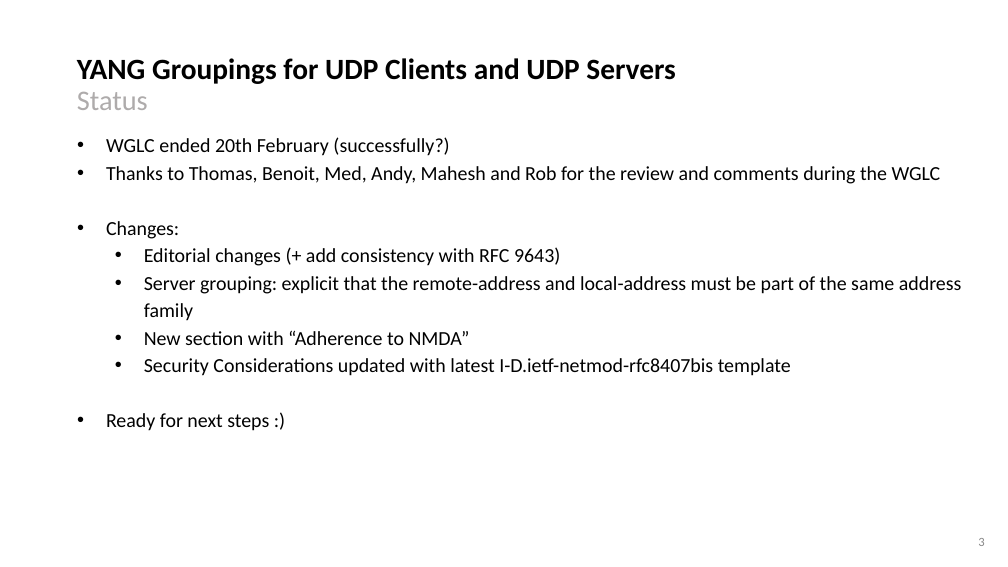
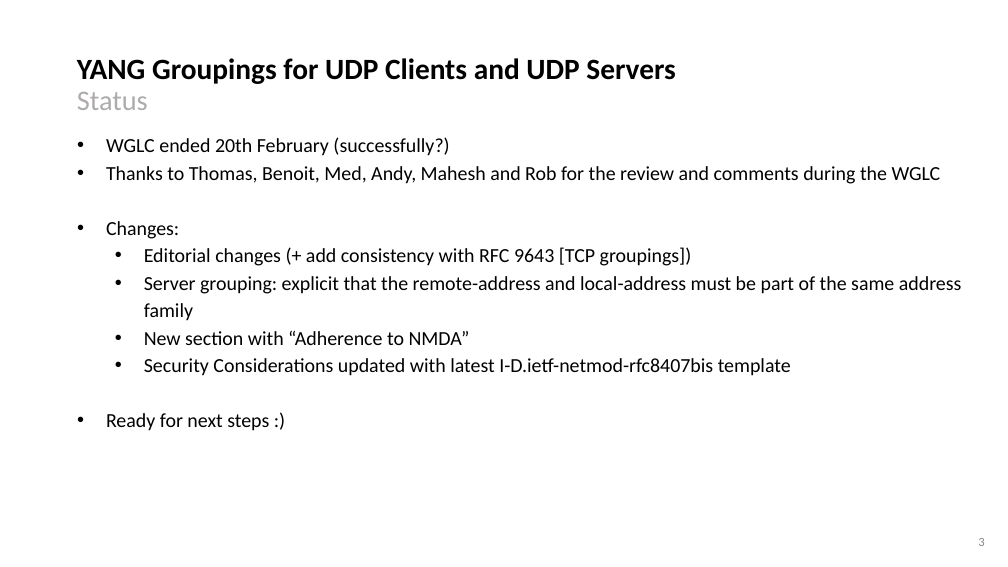
Before and after one commit to network-analytics/ietf-network-analytics-document-status, a slide deck: slide 3 of 122/NETCONF/draft-ietf-netconf-udp-client-server-06.pptx. Drawn at 1008x567 pixels with LibreOffice and Linux fonts; fonts in the diff are those of the drawing. Boxes give left, top, right and bottom in pixels: in the first picture for what was removed or moved away, otherwise in the second. Text is boxed around its words. In the diff, an @@ line names an element or a change of style, - is before the commit and + after.

```diff
--- a/122/NETCONF/draft-ietf-netconf-udp-client-server-06.pptx
+++ b/122/NETCONF/draft-ietf-netconf-udp-client-server-06.pptx
@@ text at box(144, 247, 692, 266): text changed @@
-  • Editorial changes (+ add consistency with RFC 9643)
+  • Editorial changes (+ add consistency with RFC 9643 [TCP groupings])
```
Also in this commit, not shown: 7 other files.
